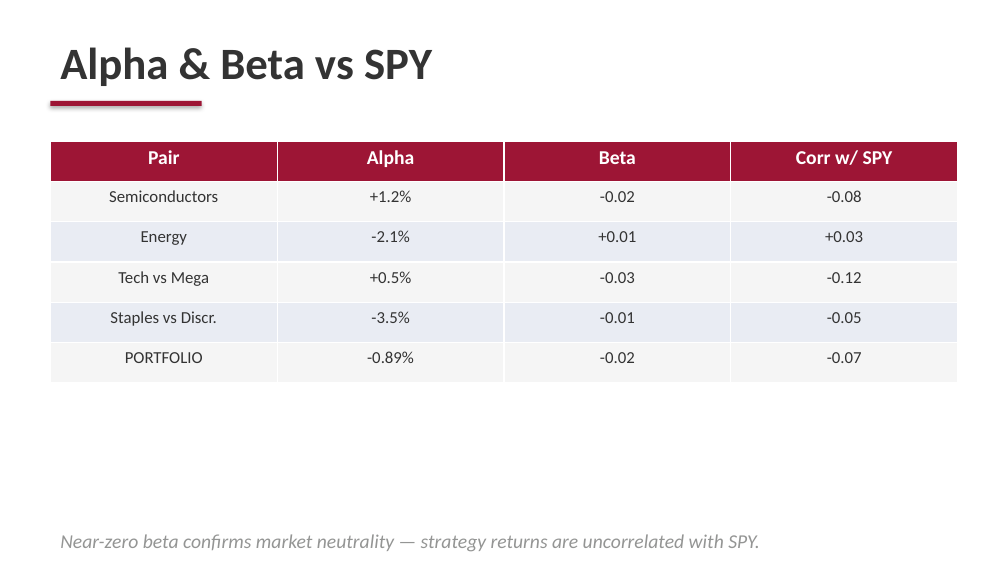
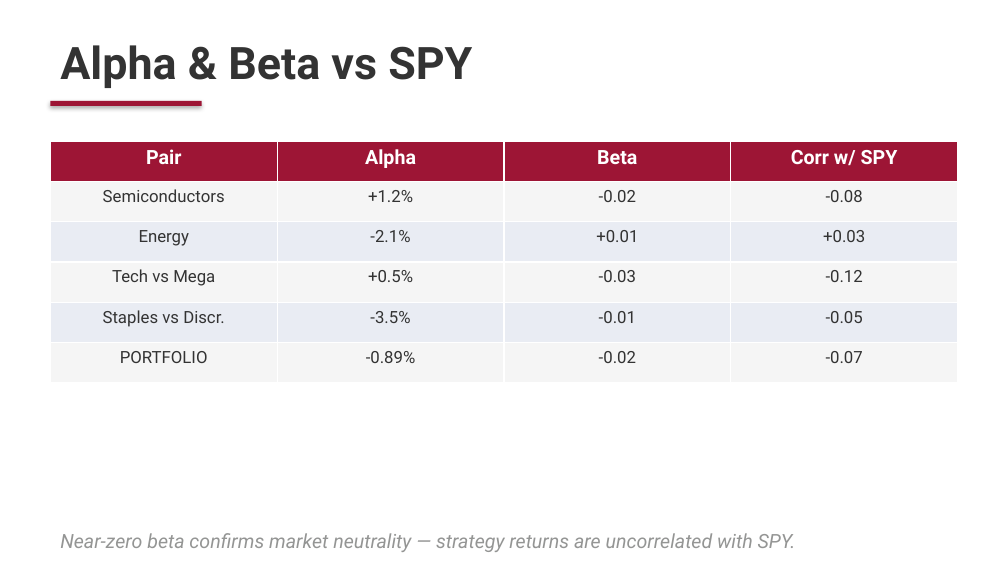
Before and after one commit to Ayan-Mahmood/QuantHFStrat, a slide deck: slide 13 of FE571_Final_Presentation_v2.pptx. Drawn at 1008x567 pixels with LibreOffice and Linux fonts; fonts in the diff are those of the drawing. Boxes give left, top, right and bottom in pixels: in the first picture for what was removed or moved away, otherwise in the second. Text is boxed around its words. In the diff, an @@ line names an element or a change of style, - is before the commit and + after.

```diff
--- a/FE571_Final_Presentation_v2.pptx
+++ b/FE571_Final_Presentation_v2.pptx
@@ text "Alpha & Beta vs SPY" at <box>60,45,472,88</box>: font Calibri to Roboto @@
@@ table at <box>50,141,958,383</box> @@
@@ font Calibri to Roboto @@
@@ text "Near-zero beta confirms market neutrality ..." at <box>60,533,796,552</box>: font Calibri to Roboto @@
```
Also in this commit, not shown: 18 other slides changed, 1 slide added, 1 slide removed, 19 other files.
